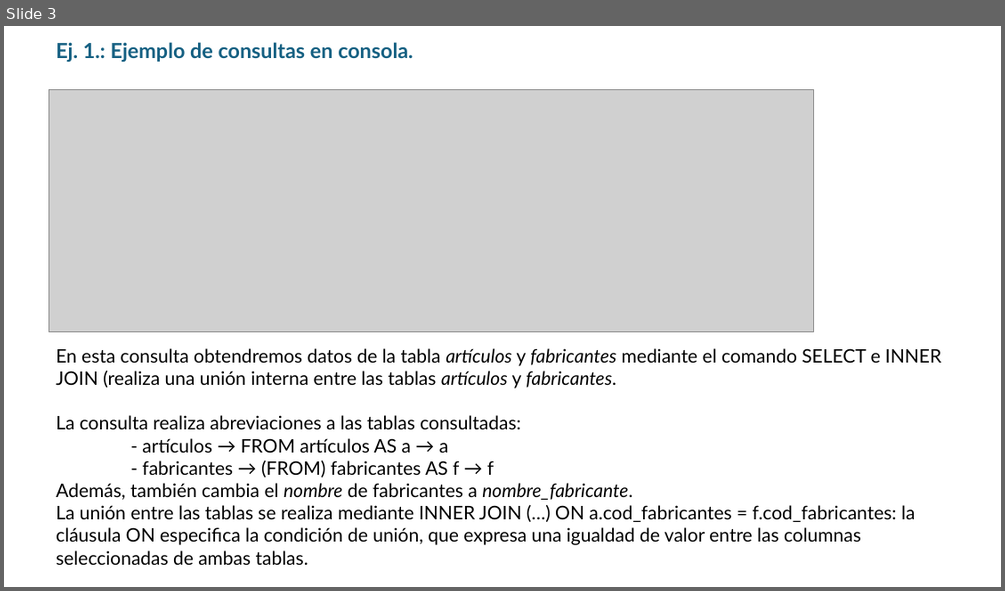
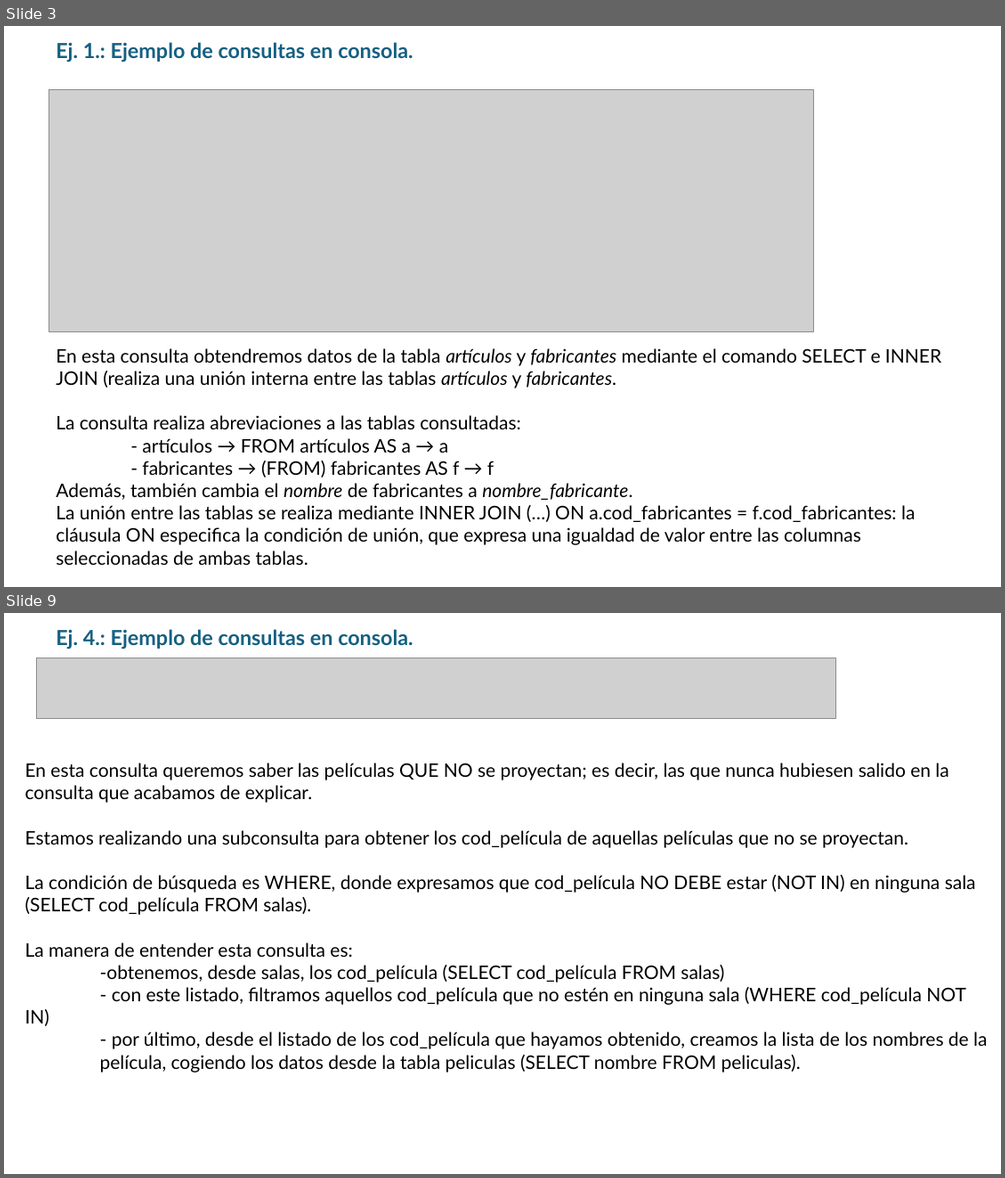
Before and after one commit to AchillesD9-Alex/-2024-Java-Angular-Bootcamp, a slide deck: [JAVA]/C3/TA16/ta16.pptx. Shown one above the other, each under a label of ours: slide 3 before the commit, slides 3 and 9 after it; the slides between them are not shown. The pictures are 1005x591 and 1005x1178 pixels, drawn with LibreOffice and Linux fonts; fonts in the diff are those of the drawing; grey boxes stand for pictures. Boxes give left, top, right and bottom in pixels: in the first picture for what was removed or moved away, otherwise in the second. Text is boxed around its words. In the diff, an @@ line names an element or a change of style, - is before the commit and + after.

```diff
--- a/[JAVA]/C3/TA16/ta16.pptx
+++ b/[JAVA]/C3/TA16/ta16.pptx
@@ slide 9 added at [4,613,1001,1174], background #FFFFFF @@
@@ text added at [56,629,413,649], 20 pt, text #156082, bold @@
+Ej. 4.: Ejemplo de consultas en consola.
@@ picture added at [37,657,835,718] @@
@@ text added at [25,763,987,1069], 18 pt, text #000000 @@
+En esta consulta queremos saber las películas QUE NO se proyectan; es decir, las que nunca hubiesen salido en la consulta que acabamos de explicar.
+Estamos realizando una subconsulta para obtener los cod_película de aquellas películas que no se proyectan.
+La condición de búsqueda es WHERE, donde expresamos que cod_película NO DEBE estar (NOT IN) en ninguna sala (SELECT cod_película FROM salas).
+La manera de entender esta consulta es:
+-obtenemos, desde salas, los cod_película (SELECT cod_película FROM salas)
+- con este listado, filtramos aquellos cod_película que no estén en ninguna sala (WHERE cod_película NOT IN)
+- por último, desde el listado de los cod_película que hayamos obtenido, creamos la lista de los nombres de la película, cogiendo los datos desde la tabla peliculas (SELECT nombre FROM peliculas).
```
Also in this commit, not shown: 5 other slides added, 4 other files.
